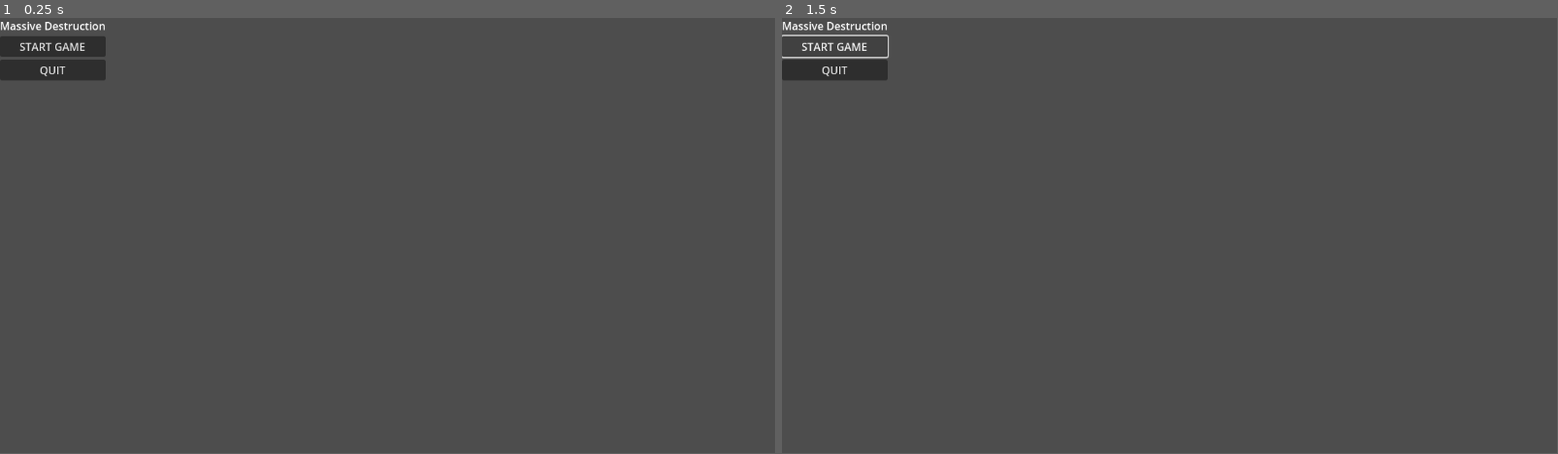
Above: before the commit, frames 1-2 (left to right).
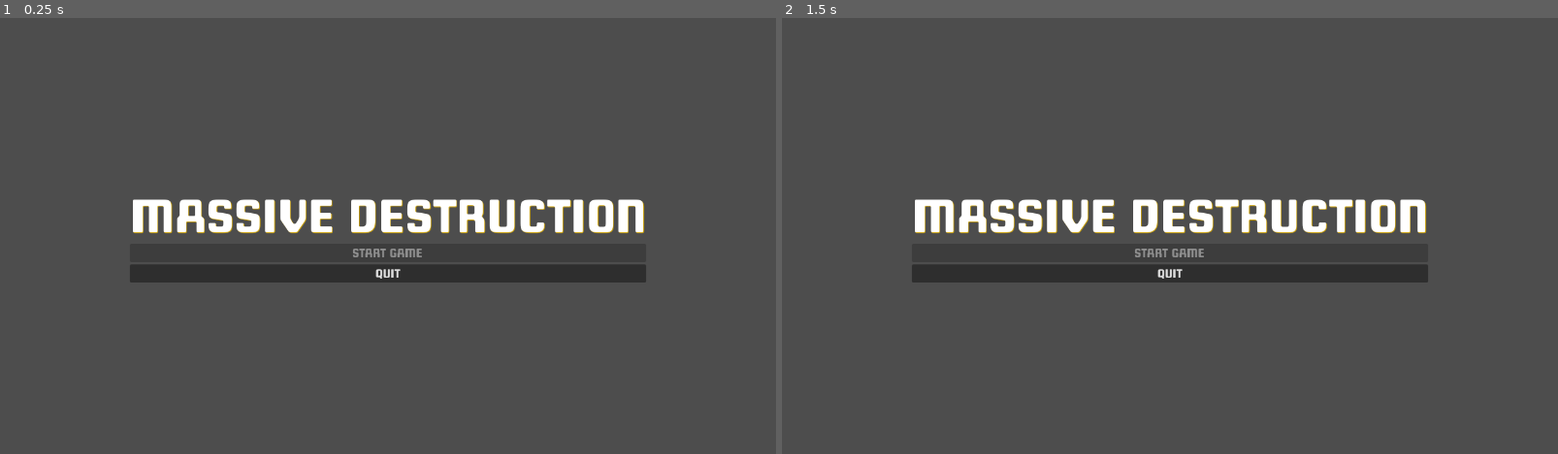
Above: after the commit, the same moments.

Repository: henrikp/mass_destruction
Game: Godot game, scene res://main_menu.tscn
Same seed, same stepped clock (60 frames per second), same inputs: the game is played once before the commit and once after it.
Inputs (mouse positions are in pixels of both pictures, inside the frame that each line leads up to):
- Up to frame 1 (0.25 s): no input
- Up to frame 2 (1.5 s): click (836, 48) at 0.5 s, where only the run before the commit has a clickable "START GAME"; click (836, 48) at 1.25 s, where only the run before the commit has a clickable "START GAME"
In our replay, the window is 799x449 before the commit and 800x450 after it. These sizes can differ from the game's own. Grey fills any space a smaller window leaves; there, only what the larger window draws over its background counts as a difference.

The runs differ from the first frame. In frame 1, 7.4% of the frame differs, in the area x 0-84%, y 0-61%; in frame 2, 7.0%.

Commit message:
Main menu initial implementation
We can't play yet, but we get to quit :)

Diff:
--- /dev/null
+++ b/main_menu.gd
@@ -0,0 +1,16 @@
+extends Node
+
+
+# Called when the node enters the scene tree for the first time.
+func _ready() -> void:
+	pass # Replace with function body.
+
+
+# Called every frame. 'delta' is the elapsed time since the previous frame.
+func _process(delta: float) -> void:
+	pass
+
+
+func _on_button_down() -> void:
+	get_tree().quit()
+	pass # Replace with function body.
--- /dev/null
+++ b/main_menu.tres
@@ -0,0 +1,7 @@
+[gd_resource type="Theme" load_steps=2 format=3 uid="uid://c2cxprenj6tso"]
+
+[ext_resource type="FontFile" uid="uid://dr7hdp5pwi0hj" path="res://assets/wheaton-capitals.capitals-regular.otf" id="1_6vkn7"]
+
+[resource]
+default_font = ExtResource("1_6vkn7")
+default_font_size = 18
--- a/main_menu.tscn
+++ b/main_menu.tscn
@@ -1,26 +1,48 @@
-[gd_scene format=3 uid="uid://bq0jwg431l5jk"]
+[gd_scene load_steps=3 format=3 uid="uid://bq0jwg431l5jk"]
+
+[ext_resource type="Script" path="res://main_menu.gd" id="1_fpw7q"]
+[ext_resource type="Theme" uid="uid://c2cxprenj6tso" path="res://main_menu.tres" id="1_ho0km"]
 
 [node name="menu" type="Node"]
 
 [node name="Node2D" type="Node2D" parent="."]
+script = ExtResource("1_fpw7q")
 
-[node name="VBoxContainer" type="VBoxContainer" parent="Node2D"]
-anchors_preset = 15
-anchor_right = 1.0
-anchor_bottom = 1.0
-offset_right = 157.0
-offset_bottom = 93.0
-grow_horizontal = 2
-grow_vertical = 2
+[node name="MarginContainer" type="MarginContainer" parent="Node2D"]
+offset_right = 1280.0
+offset_bottom = 720.0
+theme_override_constants/margin_left = 10
+theme_override_constants/margin_top = 10
+theme_override_constants/margin_right = 10
+theme_override_constants/margin_bottom = 10
 
-[node name="label_gamename" type="Label" parent="Node2D/VBoxContainer"]
+[node name="CenterContainer" type="CenterContainer" parent="Node2D/MarginContainer"]
 layout_mode = 2
+
+[node name="VBoxContainer" type="VBoxContainer" parent="Node2D/MarginContainer/CenterContainer"]
+layout_mode = 2
+size_flags_horizontal = 0
+size_flags_vertical = 0
+
+[node name="label_gamename" type="Label" parent="Node2D/MarginContainer/CenterContainer/VBoxContainer"]
+layout_mode = 2
+theme = ExtResource("1_ho0km")
+theme_type_variation = &"HeaderLarge"
+theme_override_colors/font_shadow_color = Color(0.807359, 0.640084, 0.044396, 1)
+theme_override_font_sizes/font_size = 72
 text = "Massive Destruction"
+uppercase = true
 
-[node name="button_star_continue" type="Button" parent="Node2D/VBoxContainer"]
+[node name="button_star_continue" type="Button" parent="Node2D/MarginContainer/CenterContainer/VBoxContainer"]
 layout_mode = 2
+theme = ExtResource("1_ho0km")
+disabled = true
 text = "START GAME"
 
-[node name="button_quit" type="Button" parent="Node2D/VBoxContainer"]
+[node name="button_quit" type="Button" parent="Node2D/MarginContainer/CenterContainer/VBoxContainer"]
 layout_mode = 2
+theme = ExtResource("1_ho0km")
 text = "QUIT"
+script = ExtResource("1_fpw7q")
+
+[connection signal="button_down" from="Node2D/MarginContainer/CenterContainer/VBoxContainer/button_quit" to="Node2D/MarginContainer/CenterContainer/VBoxContainer/button_quit" method="_on_button_down"]
--- a/project.godot
+++ b/project.godot
@@ -10,13 +10,18 @@
 
 [application]
 
-config/name="Untitled Pirate Software 16 Gamejam Game"
+config/name="Massive Destruction"
+config/description="Pirate Software - Game Jam 16
+"
+config/version="alpha"
 run/main_scene="res://main_menu.tscn"
 config/features=PackedStringArray("4.3", "GL Compatibility")
 config/icon="res://icon.svg"
 
 [display]
 
+window/size/viewport_width=1280
+window/size/viewport_height=720
 window/size/resizable=false
 
 [editor]
@@ -24,6 +29,11 @@
 version_control/plugin_name="GitPlugin"
 version_control/autoload_on_startup=true
 
+[github_to_itch]
+
+config/itch_username=""
+config/itch_project_name=""
+
 [rendering]
 
 renderer/rendering_method="gl_compatibility"
Binary file added: assets/wheaton-capitals.capitals-regular.otf
Not shown, added: assets/wheaton-capitals.capitals-regular.otf.import
Not shown, changed: LICENSE
Not shown, changed: README.md
